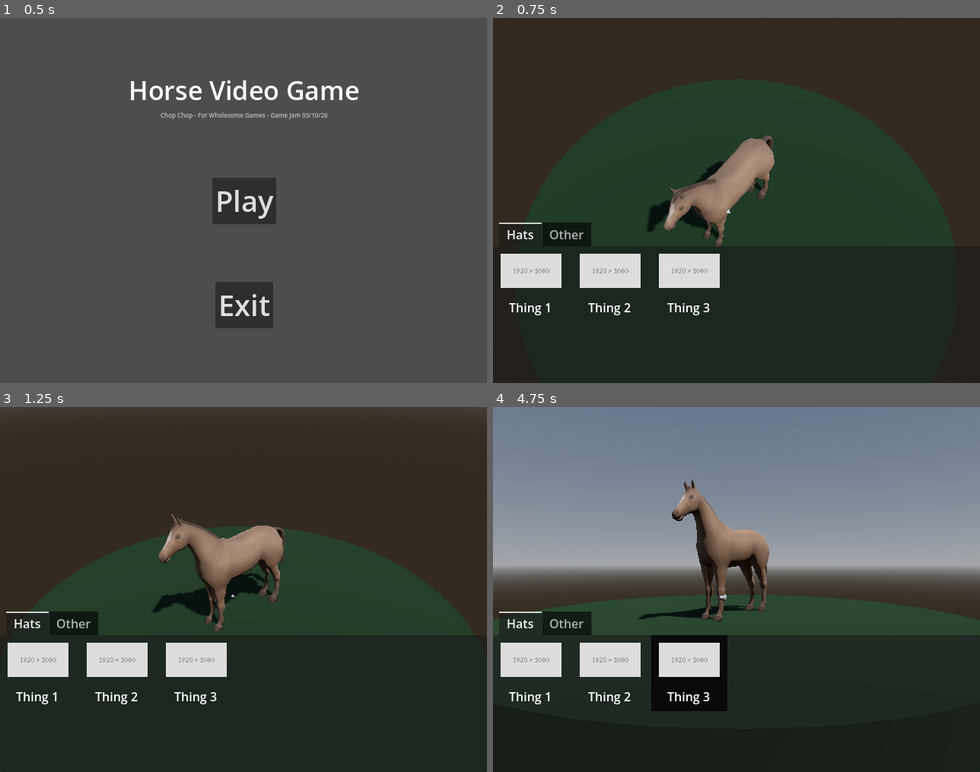
Above: before the commit, frames 1-4 (two rows, left to right).
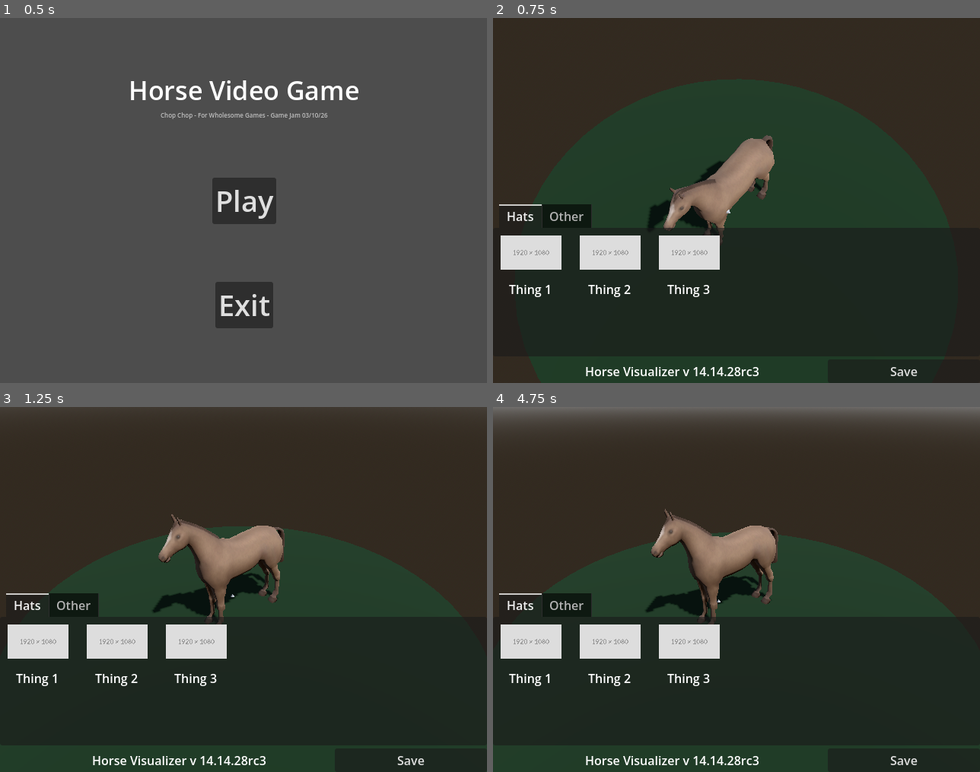
Above: after the commit, the same moments.

Repository: lukewhitingdev/gamejam-Bradys-Day-Out
Game: Godot game, scene res://Maps/MainMenuMap.tscn
Two runs of this game, one before a commit and one after it. Both use one fixed random seed, a clock stepped at 60 frames per second and the inputs below. The engine's default icon, where the game draws it, is replaced by a stand-in: a white triangle on a blue panel in a dark square.
Inputs (mouse positions are in pixels of both pictures, inside the frame that each line leads up to):
- Up to frame 1 (0.5 s): no input
- Up to frame 2 (0.75 s): click "Play" at 0.5 s
- Up to frame 3 (1.25 s): no input
- Up to frame 4 (4.75 s): click (902, 761) at 1.25 s, where only the run after the commit has a clickable "Save"; move the mouse to (531, 673) at 2.02 s; press the mouse at (531, 673) at 2.03 s; hold D (move_right) 2.03-2.78 s; move the mouse to (609, 673) at 2.77 s; release the mouse at (609, 673) at 2.78 s; hold A (move_left) 2.78-3.53 s; click (609, 673) at 2.85 s; move the mouse to (687, 673) at 3.52 s; hold Right mouse button (Right_Click) 3.53-4.28 s; hold D (move_right) from 3.53 s (still down); click (687, 673) at 3.8 s; move the mouse to (731, 596) at 4.27 s; click (731, 596) at 4.35 s

Frame 1 is identical in both runs. In frame 2, 5.6% of the frame differs, in the area x 1-88%, y 51-99%; in frame 3, 5.6%; in frame 4, 66%, in the area x 0-100%, y 0-100%.
Error before the commit: Invalid access to property or key 'OnAssetSelected' on a base object of type 'Nil'. (res://GameObjects/dressup_camera.gd:19)

Commit message:
Added footer to char creator

Diff:
--- a/app/chopchop/Maps/DressupMap.tscn
+++ b/app/chopchop/Maps/DressupMap.tscn
@@ -4,6 +4,7 @@
 [ext_resource type="PackedScene" uid="uid://dhpn27c2dsgj7" path="res://UI/Components/TabAssetSelector/TabAssetSelector.tscn" id="3_r8qcy"]
 [ext_resource type="Script" uid="uid://d3eg2k2t5iaua" path="res://Scripts/GridItemData.gd" id="4_ye5xf"]
 [ext_resource type="PackedScene" uid="uid://npbsrhalvqdo" path="res://GameObjects/PlaceholderAsset.tscn" id="5_0pwnk"]
+[ext_resource type="PackedScene" uid="uid://da4rmkrkeds84" path="res://UI/Components/SaveFooter.tscn" id="6_q56ad"]
 [ext_resource type="Texture2D" uid="uid://srqiga0ssrn8" path="res://Assets/placeholder.svg" id="6_qq275"]
 
 [sub_resource type="ProceduralSkyMaterial" id="ProceduralSkyMaterial_7dwbp"]
@@ -67,10 +68,24 @@
 
 [node name="UI" type="CanvasLayer" parent="." unique_id=1863907016]
 
-[node name="TabAssetSelector" parent="UI" unique_id=1642857273 instance=ExtResource("3_r8qcy")]
+[node name="VBoxContainer" type="VBoxContainer" parent="UI" unique_id=494467980]
 anchors_preset = 12
 anchor_top = 1.0
-offset_top = -211.0
+anchor_right = 1.0
+anchor_bottom = 1.0
+offset_top = -135.0
+grow_horizontal = 2
 grow_vertical = 0
+size_flags_horizontal = 4
+size_flags_vertical = 4
+
+[node name="TabAssetSelector" parent="UI/VBoxContainer" unique_id=1642857273 instance=ExtResource("3_r8qcy")]
+custom_minimum_size = Vector2(0, 200)
+layout_mode = 2
 size_flags_horizontal = 3
 Items = Array[ExtResource("4_ye5xf")]([SubResource("Resource_d3pcb"), SubResource("Resource_2spav"), SubResource("Resource_q56ad")])
+
+[node name="SaveFooter" parent="UI/VBoxContainer" unique_id=610904564 instance=ExtResource("6_q56ad")]
+custom_minimum_size = Vector2(20, 20)
+layout_mode = 2
+size_flags_vertical = 10
--- /dev/null
+++ b/app/chopchop/UI/Components/SaveFooter.tscn
@@ -0,0 +1,33 @@
+[gd_scene format=3 uid="uid://da4rmkrkeds84"]
+
+[ext_resource type="Script" uid="uid://b7lpsxll2yxqj" path="res://UI/Components/SaveFooterVersionGenerator.gd" id="1_cm3yt"]
+
+[node name="SaveFooter" type="HBoxContainer" unique_id=610904564]
+anchors_preset = 12
+anchor_top = 1.0
+anchor_right = 1.0
+anchor_bottom = 1.0
+offset_top = -100.0
+grow_horizontal = 2
+grow_vertical = 0
+size_flags_horizontal = 10
+size_flags_vertical = 10
+
+[node name="RichTextLabel" type="RichTextLabel" parent="." unique_id=139451529]
+custom_minimum_size = Vector2(400, 30)
+layout_mode = 2
+size_flags_horizontal = 6
+size_flags_vertical = 8
+text = "Horse Visualizer v0.43rc2"
+horizontal_alignment = 1
+vertical_alignment = 1
+script = ExtResource("1_cm3yt")
+
+[node name="Button" type="Button" parent="." unique_id=429022490]
+custom_minimum_size = Vector2(200, 30)
+layout_mode = 2
+size_flags_horizontal = 10
+size_flags_vertical = 8
+text = "Save"
+
+[connection signal="gui_input" from="RichTextLabel" to="RichTextLabel" method="_on_gui_input"]
--- /dev/null
+++ b/app/chopchop/UI/Components/SaveFooterVersionGenerator.gd
@@ -0,0 +1,24 @@
+extends RichTextLabel
+
+@onready var rng
+
+# Called when the node enters the scene tree for the first time.
+func _ready() -> void:
+	rng = RandomNumberGenerator.new()
+
+	_generate_version()
+
+func _on_gui_input(event: InputEvent) -> void:
+	if(event.is_action_pressed("Left_Click")):
+		_generate_version()
+
+	pass # Replace with function body.
+
+func _generate_version():
+	var major = rng.randi_range(0, 24)
+	var minor = rng.randi_range(0, 36)
+	var bugfix = rng.randi_range(0, 68)
+	var rc = rng.randi_range(0, 5)
+	var richTextLabel: RichTextLabel = self
+
+	richTextLabel.text = "Horse Visualizer v %d.%d.%drc%d" % [major, minor, bugfix, rc]
Not shown, added: app/chopchop/UI/Components/SaveFooterVersionGenerator.gd.uid
